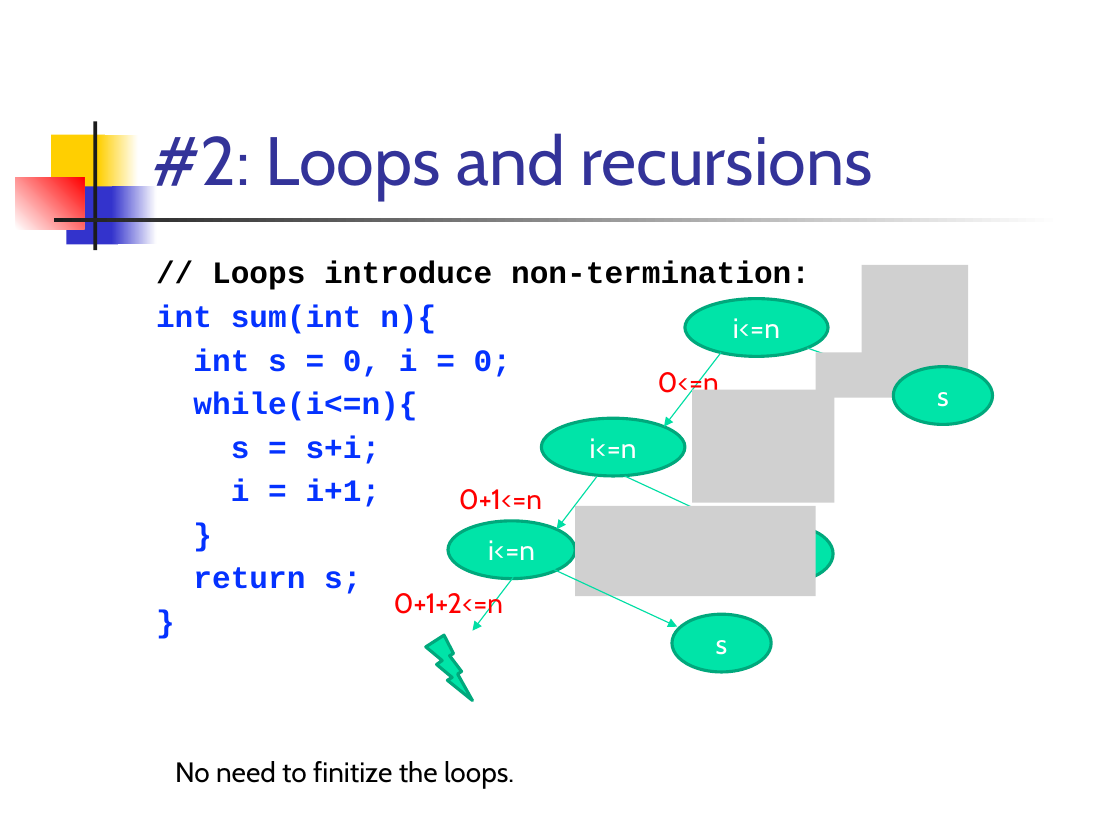
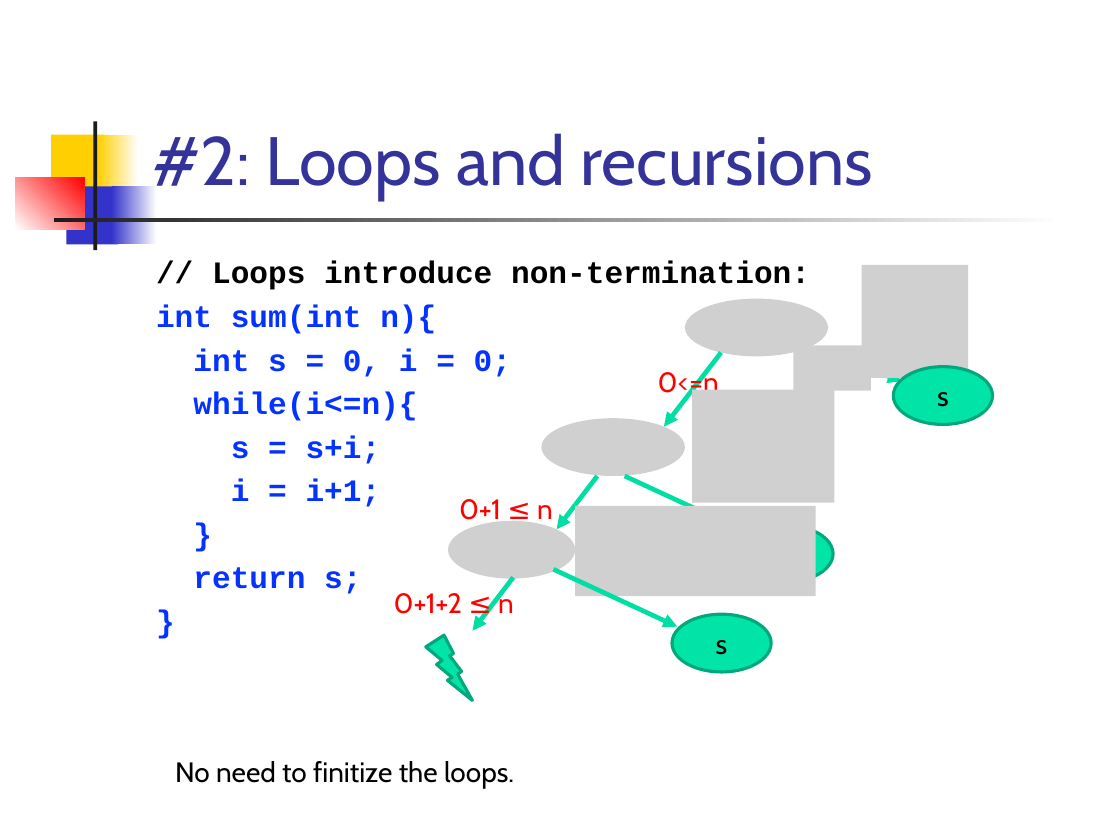
Before and after one commit to csslab-ustc/csslab-ustc.github.io, a slide deck: slide 24 of courses/theory/slides/lec17-concolic.pptx. Drawn at 1120x840 pixels with LibreOffice and Linux fonts; fonts in the diff are those of the drawing; grey boxes stand for pictures. Boxes give left, top, right and bottom in pixels: in the first picture for what was removed or moved away, otherwise in the second. Text is boxed around its words. In the diff, an @@ line names an element or a change of style, - is before the commit and + after.

```diff
--- a/courses/theory/slides/lec17-concolic.pptx
+++ b/courses/theory/slides/lec17-concolic.pptx
@@ ellipse removed at box(685, 299, 829, 357) @@
-i<=n
@@ picture added at box(685, 299, 829, 357) @@
@@ arrow (721, 353) - (664, 427): stroke #00DFA4 0.75 pt to #00DFA4 3 pt @@
@@ picture: place and size @@
-picture at box(815, 353, 915, 398)
+picture at box(793, 345, 870, 390)
@@ arrow (808, 348) - (902, 381): stroke #00DFA4 0.75 pt to #00DFA4 3 pt @@
@@ ellipse "s" at box(894, 366, 993, 424): text colour #FFFFFF to #000000 @@
@@ ellipse removed at box(541, 418, 684, 476) @@
-i<=n
@@ picture added at box(541, 418, 684, 476) @@
@@ arrow (597, 476) - (557, 530): stroke #00DFA4 0.75 pt to #00DFA4 3 pt @@
@@ arrow (625, 476) - (748, 533): stroke #00DFA4 0.75 pt to #00DFA4 3 pt @@
@@ text at box(459, 499, 553, 526): text changed @@
-0+1<=n
+0+1 ≤ n
@@ ellipse removed at box(448, 521, 576, 579) @@
-i<=n
@@ picture added at box(448, 521, 576, 579) @@
@@ arrow (553, 569) - (678, 627): stroke #00DFA4 0.75 pt to #00DFA4 3 pt @@
@@ text at box(394, 589, 514, 614): text changed @@
-0+1+2<=n
+0+1+2 ≤ n
@@ arrow (513, 578) - (473, 631): stroke #00DFA4 0.75 pt to #00DFA4 3 pt @@
@@ ellipse "s" at box(672, 614, 772, 672): text colour #FFFFFF to #000000 @@
```
Also in this commit, not shown: 16 other slides changed, 6 other files.
